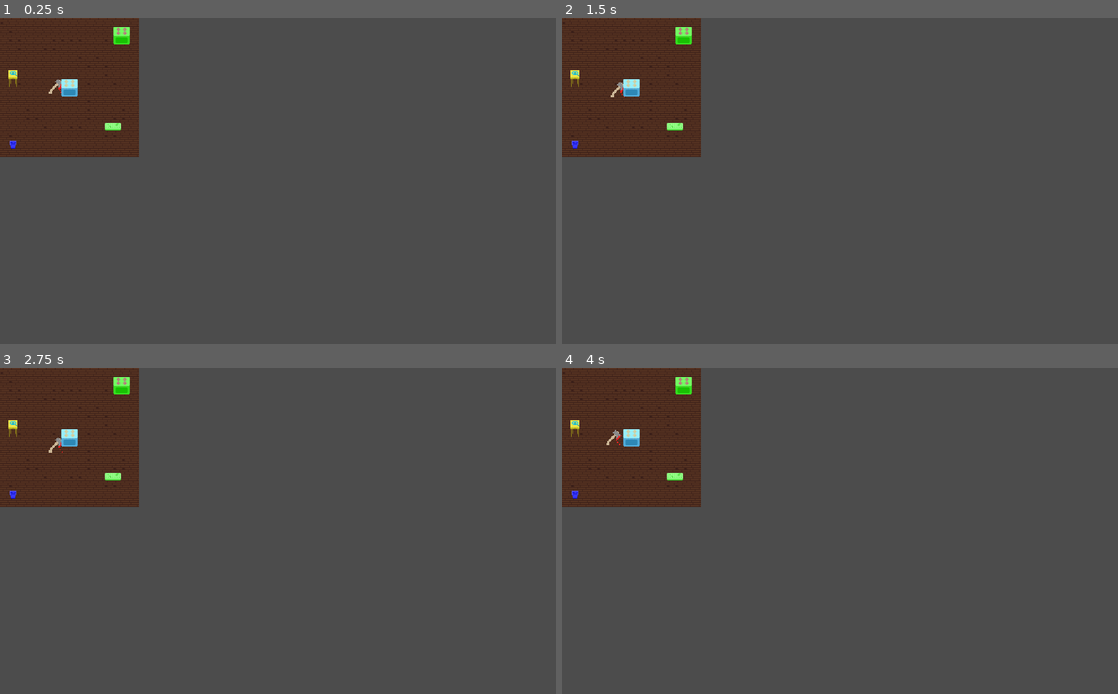
Above: before the commit, frames 1-4 (two rows, left to right).
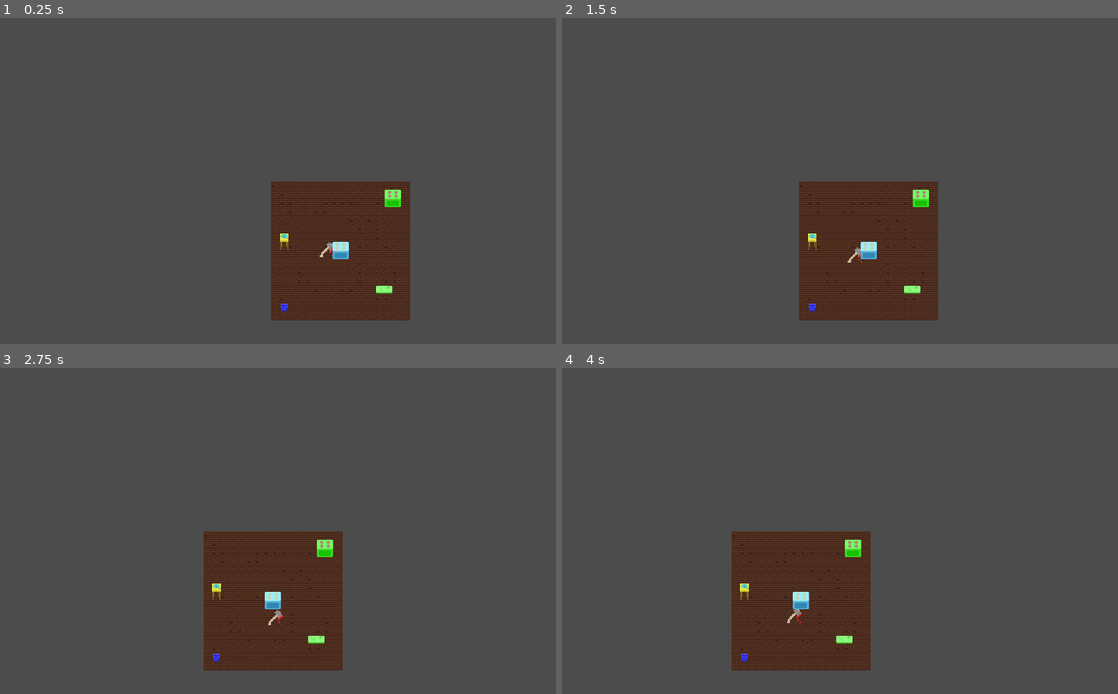
Above: after the commit, the same moments.

Repository: simonmnash/CrimeAndPunishmentTheBookTheGame
Game: Godot game, scene res://GameWorld.tscn
The game is run twice, just before and just after one commit, with the same random seed, the same clock (stepped at 60 frames per second) and the same inputs.
Inputs:
- Up to frame 1 (0.25 s): no input
- Up to frame 2 (1.5 s): hold D (right) 0.53-1.28 s; hold S (down) from 1.28 s (still down)
- Up to frame 3 (2.75 s): release S (down) at 2.03 s; hold D (right) from 2.03 s (still down)
- Up to frame 4 (4 s): release D (right) at 2.78 s; hold W (up) 2.78-3.53 s; hold A (left) from 3.53 s (still down)

The runs differ from the first frame. In frame 1, 21% of the frame differs, in the area x 0-74%, y 0-93%; in frame 2, 21%; in frame 3, 21%; in frame 4, 21%.

Commit message:
add camera and guilt

Diff:
--- /dev/null
+++ b/GameWorld.gd
@@ -0,0 +1,9 @@
+extends Node2D
+
+
+func _ready():
+	pass # Replace with function body.
+
+func start_game_loss():
+	#Placeholder for loss screen/restart
+	print("Game Loss")
--- a/GameWorld.tscn
+++ b/GameWorld.tscn
@@ -1,16 +1,21 @@
-[gd_scene load_steps=4 format=2]
+[gd_scene load_steps=6 format=2]
 
-[ext_resource path="res://TileMaps/Floor.tscn" type="PackedScene" id=1]
-[ext_resource path="res://AlexanderCrimovich.tscn" type="PackedScene" id=2]
-[ext_resource path="res://TileMaps/Furniture.tscn" type="PackedScene" id=3]
+[ext_resource path="res://GameWorld.gd" type="Script" id=1]
+[ext_resource path="res://TileMaps/Floor.tscn" type="PackedScene" id=2]
+[ext_resource path="res://AlexanderCrimovich.tscn" type="PackedScene" id=3]
+[ext_resource path="res://TileMaps/Furniture.tscn" type="PackedScene" id=4]
+[ext_resource path="res://MainCamera.tscn" type="PackedScene" id=5]
 
 [node name="GameWorld" type="Node2D"]
+script = ExtResource( 1 )
 
-[node name="Floor" parent="." instance=ExtResource( 1 )]
+[node name="Floor" parent="." instance=ExtResource( 2 )]
 tile_data = PoolIntArray( 0, 1, 0, 1, 0, 0, 2, 0, 0, 3, 0, 0, 4, 0, 0, 5, 0, 0, 6, 0, 0, 7, 0, 0, 8, 0, 0, 9, 0, 0, 10, …(3401 unchanged characters)…
 
-[node name="AlexanderCrimovich" parent="." instance=ExtResource( 2 )]
-speed = 0.3
+[node name="AlexanderCrimovich" parent="." instance=ExtResource( 3 )]
+speed = 0.7
 
-[node name="Furniture" parent="." instance=ExtResource( 3 )]
+[node name="Furniture" parent="." instance=ExtResource( 4 )]
 tile_data = PoolIntArray( 65549, 8, 0, 393217, 12, 0, 458759, 7, 0, 786444, 1, 0, 917505, 13, 0 )
+
+[node name="Camera2D" parent="." instance=ExtResource( 5 )]
--- /dev/null
+++ b/MainCamera.gd
@@ -0,0 +1,20 @@
+extends Camera2D
+
+export var camera_speed = 50
+
+onready var player = get_parent().get_node("AlexanderCrimovich")
+
+func _ready():
+	pass # Replace with function body.
+
+func _process(delta):
+	self.position.x = self.position.x + (camera_speed * delta)
+
+
+
+func _on_Area2D_body_entered(body):
+	# The camera's parent is the root game node, so we can use
+	# self.get_parent().function to trigger things in the main game
+	# without connecting a signal to the main game.
+	if body==player:
+		self.get_parent().start_game_loss()
--- /dev/null
+++ b/MainCamera.tscn
@@ -0,0 +1,42 @@
+[gd_scene load_steps=5 format=2]
+
+[ext_resource path="res://MainCamera.gd" type="Script" id=1]
+[ext_resource path="res://sprites/particle.png" type="Texture" id=2]
+
+[sub_resource type="ParticlesMaterial" id=2]
+emission_shape = 2
+emission_box_extents = Vector3( 30, 500, 1 )
+flag_disable_z = true
+gravity = Vector3( 10, 0, 0 )
+initial_velocity = 149.43
+initial_velocity_random = 0.31
+angular_velocity = 82.76
+angular_velocity_random = 0.31
+orbit_velocity = 0.0
+orbit_velocity_random = 0.0
+hue_variation = 0.17
+hue_variation_random = 0.4
+
+[sub_resource type="RectangleShape2D" id=1]
+extents = Vector2( 40.7284, 297.877 )
+
+[node name="Camera2D" type="Camera2D"]
+current = true
+script = ExtResource( 1 )
+
+[node name="TheGuilt" type="Particles2D" parent="."]
+position = Vector2( -638.009, -1.67023 )
+amount = 100
+process_material = SubResource( 2 )
+texture = ExtResource( 2 )
+__meta__ = {
+"_edit_group_": true
+}
+
+[node name="Area2D" type="Area2D" parent="TheGuilt"]
+
+[node name="CollisionShape2D" type="CollisionShape2D" parent="TheGuilt/Area2D"]
+position = Vector2( 83.5089, 3.34036 )
+shape = SubResource( 1 )
+
+[connection signal="body_entered" from="TheGuilt/Area2D" to="." method="_on_Area2D_body_entered"]
Binary file added: sprites/particle.png
Not shown, added: sprites/particle.png.import
